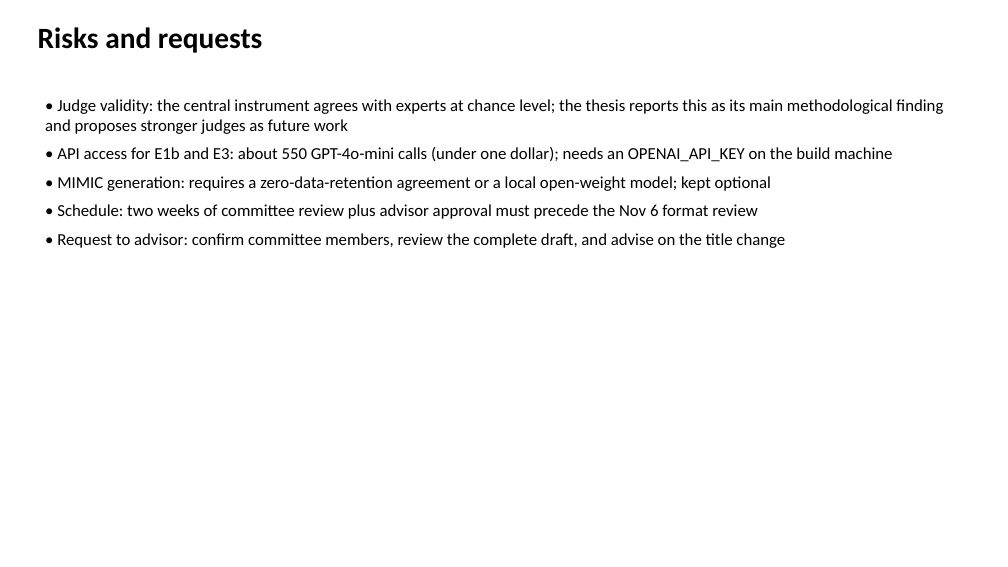
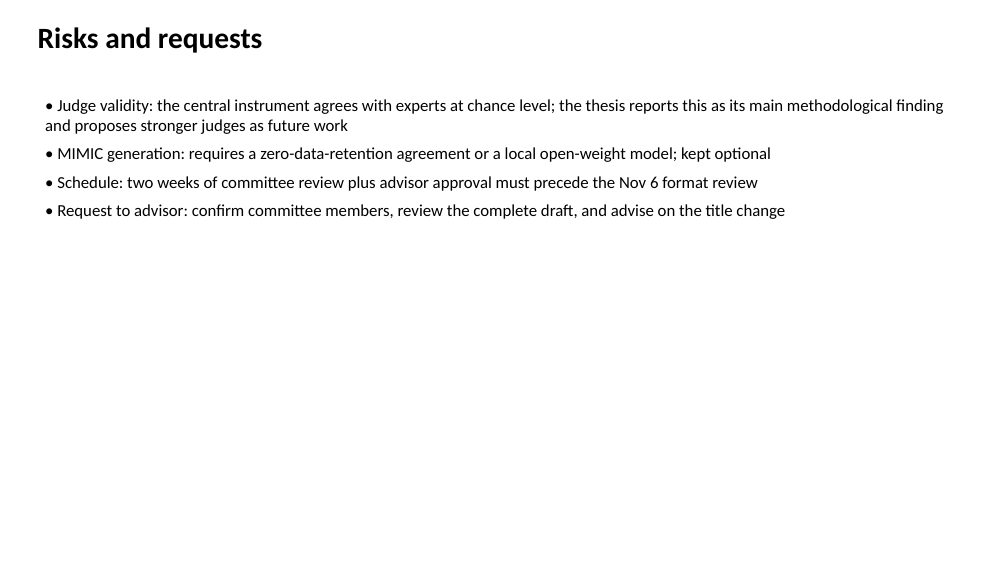
Before and after one commit to slay-a/medical-hallucination-eval, a slide deck: slide 14 of deliverables/Progress_Slides_Fall2026.pptx. Drawn at 1008x567 pixels with LibreOffice and Linux fonts; fonts in the diff are those of the drawing. Boxes give left, top, right and bottom in pixels: in the first picture for what was removed or moved away, otherwise in the second. Text is boxed around its words. In the diff, an @@ line names an element or a change of style, - is before the commit and + after.

```diff
--- a/deliverables/Progress_Slides_Fall2026.pptx
+++ b/deliverables/Progress_Slides_Fall2026.pptx
@@ text at [57,147,892,162]: paragraph removed @@
-• API access for E1b and E3: about 550 GPT-4o-mini calls (under one dollar); needs an OPENAI_API_KEY on the build machine
```
Also in this commit, not shown: 7 other slides changed, 49 other files.
